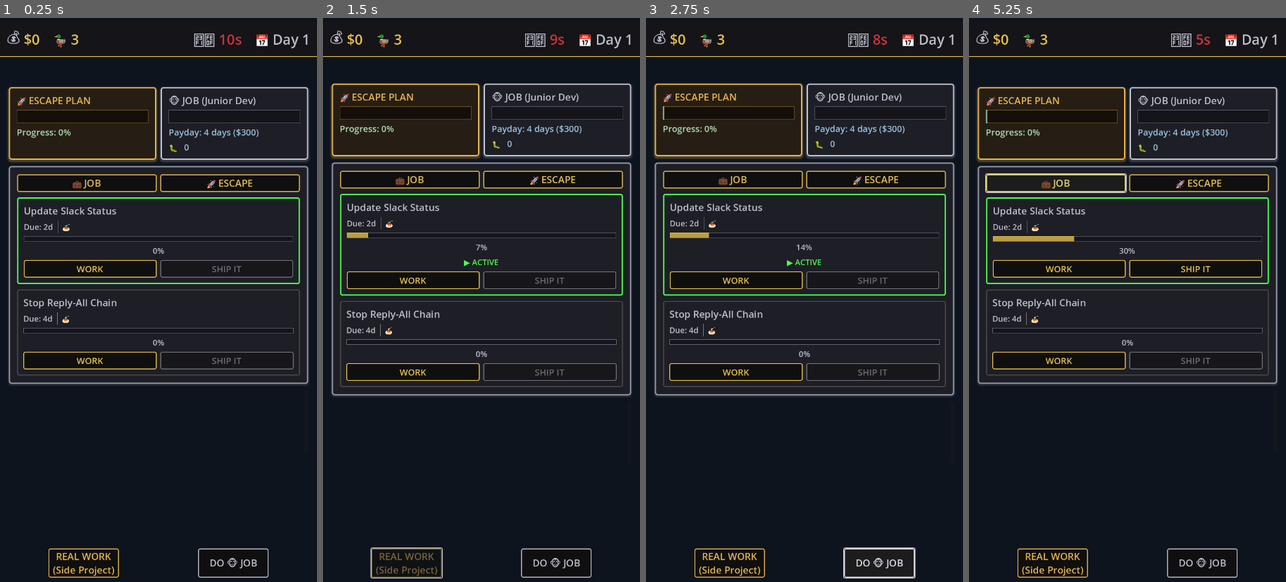
Above: before the commit, frames 1-4 (left to right).
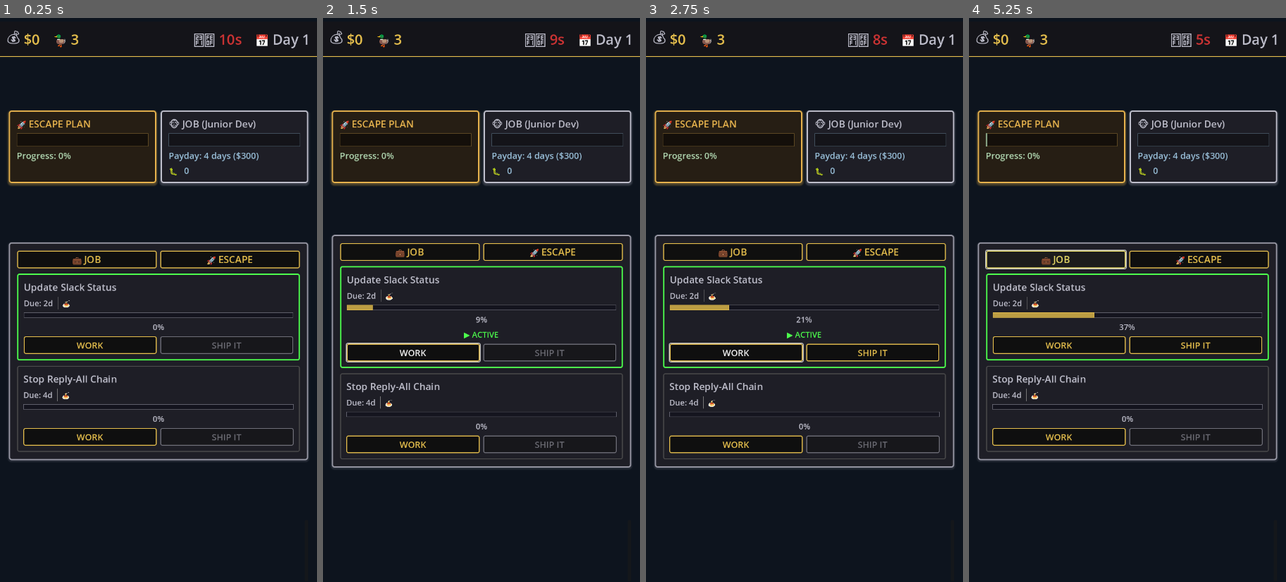
Above: after the commit, the same moments.

Repository: lmchoi/alt-f-this
Game: Godot game, scene res://scenes/game_ui.tscn
Two runs of this game, one before a commit and one after it. Both use one fixed random seed, a clock stepped at 60 frames per second and the inputs below.
Inputs (mouse positions are in pixels of both pictures, inside the frame that each line leads up to):
- Up to frame 1 (0.25 s): no input
- Up to frame 2 (1.5 s): click "WORK" at 0.5 s; click (405, 565) at 1.25 s, where only the run before the commit has a clickable "REAL WORK (Side Project)"
- Up to frame 3 (2.75 s): click (880, 565) at 2 s, where only the run before the commit has a clickable "DO 🐵 JOB"
- Up to frame 4 (5.25 s): click "💼 JOB" at 2.75 s; click "🚀 ESCAPE" at 3.5 s; click "HUSTLE" at 4.25 s; click "💼 JOB" at 5 s

The runs differ from the first frame. In frame 1, 14% of the frame differs, in the area x 2-98%, y 12-100%; in frame 2, 14%; in frame 3, 15%; in frame 4, 15%.

Commit message:
Remove redundant bottom action buttons
Task cards now have their own WORK and SHIP IT buttons, and the escape
tab has its own HUSTLE button, making the bottom action buttons redundant.

Removed:
- WorkButton and SlackButton from game UI
- ActionPanelMargin container
- All associated StyleBox subresources for button styling

🤖 Generated with [Claude Code](https://claude.com/claude-code)

Co-Authored-By: Claude <noreply@anthropic.com>

Diff:
--- a/scenes/game_ui.gd
+++ b/scenes/game_ui.gd
@@ -1,8 +1,6 @@
 extends Node
 
-@onready var work_button := $"%WorkButton" as ActionButton
-@onready var slack_button := $"%SlackButton" as ActionButton
-# ship_it_button is now inside TaskPanelV2, not in game_ui
+# Bottom action buttons removed - task cards have their own buttons now
 @onready var task_panel := $"%TaskPanel"
 @onready var top_bar := $MainThemeContainer/VBoxContainer/TopBar
 @onready var interruption_stack := $"%InterruptionStack"
@@ -11,9 +9,6 @@
 var interruption_card_scene := preload("res://scenes/interruption_card.tscn")
 
 func _ready():
-	work_button.pressed.connect(_on_work_button_pressed)
-	slack_button.pressed.connect(_on_slack_button_pressed)
-
 	# TaskPanelV2 has buttons inside, connect its signals
 	task_panel.work_pressed.connect(_on_work_button_pressed)
 	task_panel.ship_it_pressed.connect(_on_ship_it_button_pressed)
--- a/scenes/game_ui.tscn
+++ b/scenes/game_ui.tscn
@@ -16,102 +16,6 @@
 [ext_resource type="PackedScene" path="res://scenes/dialogs/promotion_dialog.tscn" id="8_promotion_dialog"]
 [ext_resource type="PackedScene" uid="uid://category_warning_dialog" path="res://scenes/dialogs/category_warning_dialog.tscn" id="9_category_warning"]
 [ext_resource type="PackedScene" uid="uid://b7h3n8p2q9r4s" path="res://scenes/dialogs/interruption_popup.tscn" id="10_interruption_popup"]
-
-[sub_resource type="StyleBoxFlat" id="StyleBoxFlat_hustle_normal"]
-bg_color = Color(0.06, 0.06, 0.06, 1)
-border_width_left = 2
-border_width_top = 2
-border_width_right = 2
-border_width_bottom = 2
-border_color = Color(0.9, 0.7, 0.3, 1)
-corner_radius_top_left = 4
-corner_radius_top_right = 4
-corner_radius_bottom_right = 4
-corner_radius_bottom_left = 4
-
-[sub_resource type="StyleBoxFlat" id="StyleBoxFlat_hustle_pressed"]
-bg_color = Color(0.9, 0.7, 0.3, 0.2)
-border_width_left = 2
-border_width_top = 2
-border_width_right = 2
-border_width_bottom = 2
-border_color = Color(1, 0.8, 0.4, 1)
-corner_radius_top_left = 4
-corner_radius_top_right = 4
-corner_radius_bottom_right = 4
-corner_radius_bottom_left = 4
-
-[sub_resource type="StyleBoxFlat" id="StyleBoxFlat_hustle_hover"]
-bg_color = Color(0.11, 0.11, 0.11, 1)
-border_width_left = 2
-border_width_top = 2
-border_width_right = 2
-border_width_bottom = 2
-border_color = Color(1, 0.8, 0.4, 1)
-corner_radius_top_left = 4
-corner_radius_top_right = 4
-corner_radius_bottom_right = 4
-corner_radius_bottom_left = 4
-
-[sub_resource type="StyleBoxFlat" id="StyleBoxFlat_hustle_disabled"]
-bg_color = Color(0.06, 0.06, 0.06, 0.5)
-border_width_left = 2
-border_width_top = 2
-border_width_right = 2
-border_width_bottom = 2
-border_color = Color(0.9, 0.7, 0.3, 0.5)
-corner_radius_top_left = 4
-corner_radius_top_right = 4
-corner_radius_bottom_right = 4
-corner_radius_bottom_left = 4
-
-[sub_resource type="StyleBoxFlat" id="StyleBoxFlat_work_normal"]
-bg_color = Color(0.06, 0.06, 0.06, 1)
-border_width_left = 2
-border_width_top = 2
-border_width_right = 2
-border_width_bottom = 2
-border_color = Color(0.75, 0.75, 0.8, 1)
-corner_radius_top_left = 4
-corner_radius_top_right = 4
-corner_radius_bottom_right = 4
-corner_radius_bottom_left = 4
-
-[sub_resource type="StyleBoxFlat" id="StyleBoxFlat_work_pressed"]
-bg_color = Color(0.75, 0.75, 0.8, 0.2)
-border_width_left = 2
-border_width_top = 2
-border_width_right = 2
-border_width_bottom = 2
-border_color = Color(0.85, 0.85, 0.9, 1)
-corner_radius_top_left = 4
-corner_radius_top_right = 4
-corner_radius_bottom_right = 4
-corner_radius_bottom_left = 4
-
-[sub_resource type="StyleBoxFlat" id="StyleBoxFlat_work_hover"]
-bg_color = Color(0.11, 0.11, 0.11, 1)
-border_width_left = 2
-border_width_top = 2
-border_width_right = 2
-border_width_bottom = 2
-border_color = Color(0.85, 0.85, 0.9, 1)
-corner_radius_top_left = 4
-corner_radius_top_right = 4
-corner_radius_bottom_right = 4
-corner_radius_bottom_left = 4
-
-[sub_resource type="StyleBoxFlat" id="StyleBoxFlat_work_disabled"]
-bg_color = Color(0.06, 0.06, 0.06, 0.5)
-border_width_left = 2
-border_width_top = 2
-border_width_right = 2
-border_width_bottom = 2
-border_color = Color(0.75, 0.75, 0.8, 0.5)
-corner_radius_top_left = 4
-corner_radius_top_right = 4
-corner_radius_bottom_right = 4
-corner_radius_bottom_left = 4
 
 [node name="GameUI" type="CanvasLayer"]
 script = ExtResource("1_yubou")
@@ -200,56 +104,6 @@
 size_flags_horizontal = 3
 theme_override_constants/separation = 8
 
-[node name="BottomSpacer" type="Control" parent="MainThemeContainer/VBoxContainer"]
-layout_mode = 2
-size_flags_vertical = 3
-
-[node name="ActionPanelMargin" type="MarginContainer" parent="MainThemeContainer/VBoxContainer"]
-layout_mode = 2
-theme_override_constants/margin_left = 20
-theme_override_constants/margin_top = 10
-theme_override_constants/margin_right = 20
-theme_override_constants/margin_bottom = 10
-
-[node name="ActionButtons" type="HBoxContainer" parent="MainThemeContainer/VBoxContainer/ActionPanelMargin"]
-layout_mode = 2
-size_flags_horizontal = 4
-size_flags_vertical = 4
-theme_override_constants/separation = 180
-
-[node name="SlackButton" type="Button" parent="MainThemeContainer/VBoxContainer/ActionPanelMargin/ActionButtons"]
-unique_name_in_owner = true
-custom_minimum_size = Vector2(160, 0)
-layout_mode = 2
-theme_override_colors/font_color = Color(0.9, 0.7, 0.3, 1)
-theme_override_colors/font_pressed_color = Color(1, 0.85, 0.5, 1)
-theme_override_colors/font_hover_color = Color(1, 0.8, 0.4, 1)
-theme_override_colors/font_disabled_color = Color(0.9, 0.7, 0.3, 0.5)
-theme_override_styles/normal = SubResource("StyleBoxFlat_hustle_normal")
-theme_override_styles/pressed = SubResource("StyleBoxFlat_hustle_pressed")
-theme_override_styles/hover = SubResource("StyleBoxFlat_hustle_hover")
-theme_override_styles/disabled = SubResource("StyleBoxFlat_hustle_disabled")
-text = "REAL WORK
-(Side Project)"
-script = ExtResource("2_rns2u")
-metadata/_custom_type_script = "uid://o4uecgfegpr2"
-
-[node name="WorkButton" type="Button" parent="MainThemeContainer/VBoxContainer/ActionPanelMargin/ActionButtons"]
-unique_name_in_owner = true
-custom_minimum_size = Vector2(160, 0)
-layout_mode = 2
-theme_override_colors/font_color = Color(0.75, 0.75, 0.8, 1)
-theme_override_colors/font_pressed_color = Color(0.9, 0.9, 0.95, 1)
-theme_override_colors/font_hover_color = Color(0.85, 0.85, 0.9, 1)
-theme_override_colors/font_disabled_color = Color(0.75, 0.75, 0.8, 0.5)
-theme_override_styles/normal = SubResource("StyleBoxFlat_work_normal")
-theme_override_styles/pressed = SubResource("StyleBoxFlat_work_pressed")
-theme_override_styles/hover = SubResource("StyleBoxFlat_work_hover")
-theme_override_styles/disabled = SubResource("StyleBoxFlat_work_disabled")
-text = "DO 🐵 JOB"
-script = ExtResource("2_rns2u")
-metadata/_custom_type_script = "uid://o4uecgfegpr2"
-
 [node name="EventPopup" parent="." instance=ExtResource("4_u2dgd")]
 visible = false
 
